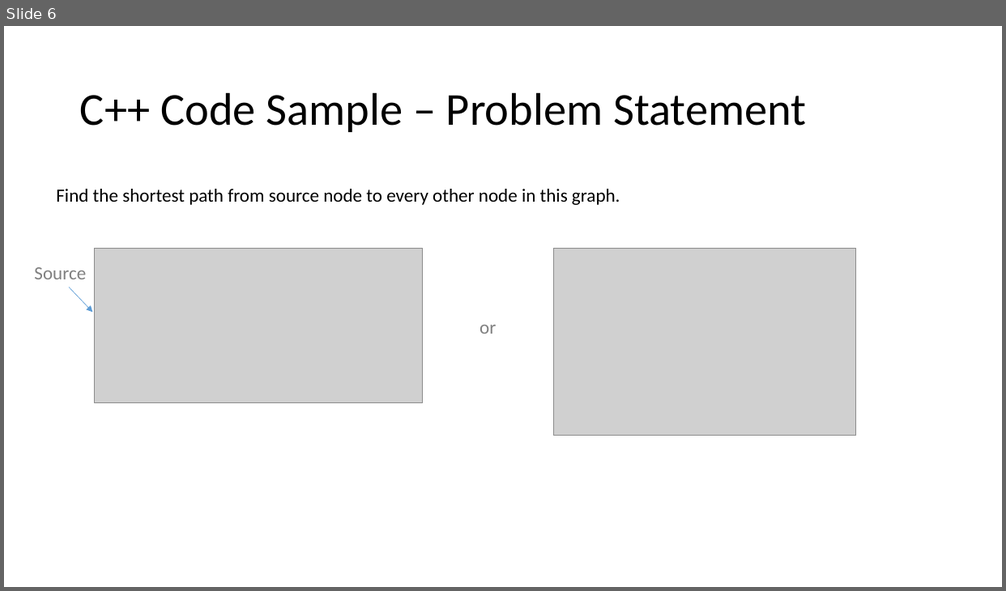
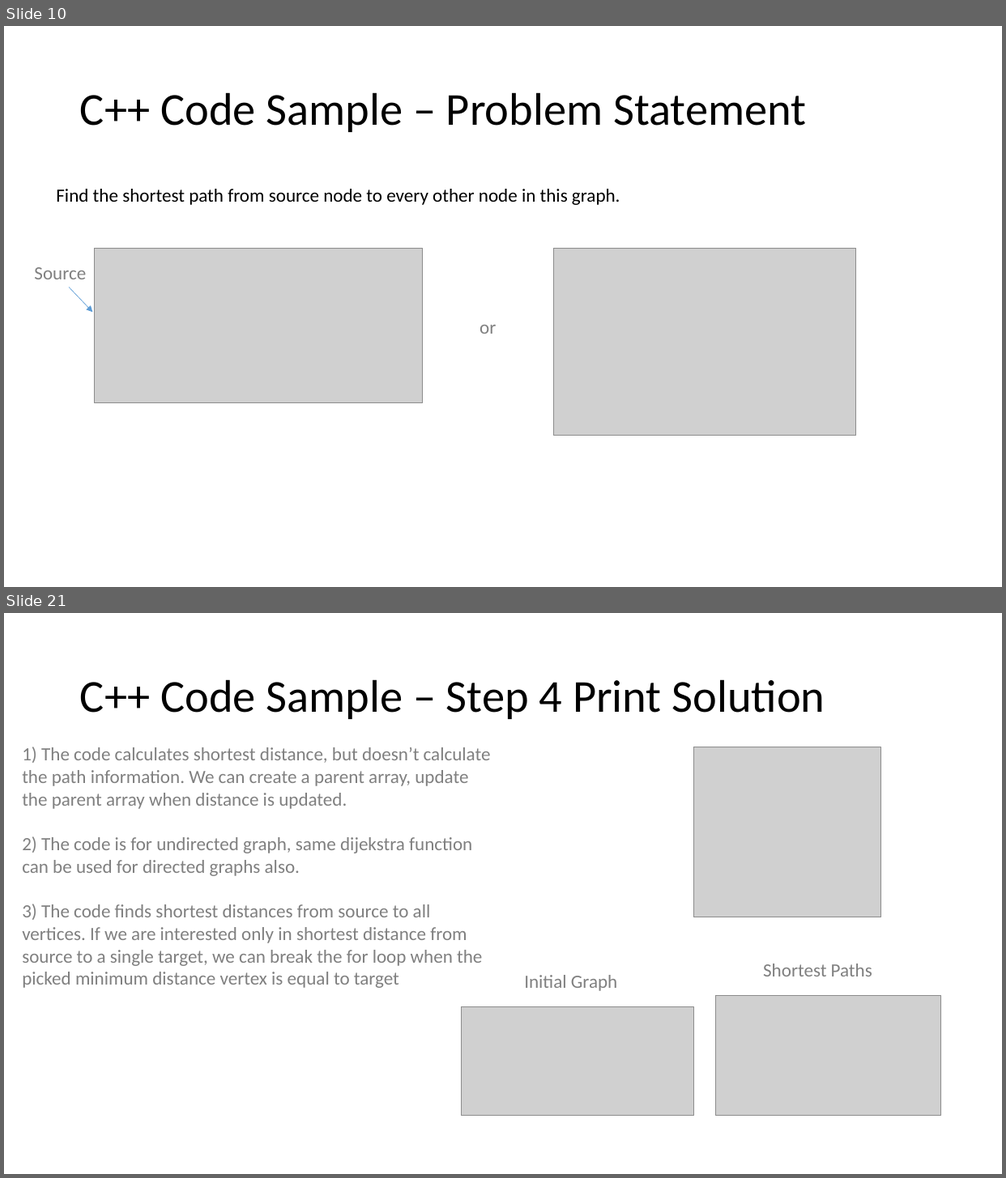
Before and after one commit to belavina/Assignment3_DSA, a slide deck: Assignment3_DSA.pptx. Shown one above the other, each under a label of ours: slide 6 before the commit, slides 10 and 21 after it; the slides between them are not shown. The pictures are 1006x591 and 1006x1178 pixels, drawn with LibreOffice and Linux fonts; fonts in the diff are those of the drawing; grey boxes stand for pictures. Boxes give left, top, right and bottom in pixels: in the first picture for what was removed or moved away, otherwise in the second. Text is boxed around its words. In the diff, an @@ line names an element or a change of style, - is before the commit and + after.

```diff
--- a/Assignment3_DSA.pptx
+++ b/Assignment3_DSA.pptx
@@ slide 21 added at box(4, 613, 1002, 1174), background #FFFFFF @@
@@ title added at box(80, 679, 825, 719), 44 pt, text #000000 @@
+C++ Code Sample – Step 4 Print Solution
@@ text added at box(22, 747, 491, 988), 18 pt, text #808080 @@
+1) The code calculates shortest distance, but doesn’t calculate the path information. We can create a parent array, update the parent array when distance is updated.
+2) The code is for undirected graph, same dijekstra function can be used for directed graphs also.
+3) The code finds shortest distances from source to all vertices. If we are interested only in shortest distance from source to a single target, we can break the for loop when the picked minimum distance vertex is equal to target
@@ picture added at box(693, 747, 881, 918) @@
@@ text added at box(524, 975, 617, 991), 18 pt, text #808080 @@
+Initial Graph
@@ text added at box(763, 964, 872, 977), 18 pt, text #808080 @@
+Shortest Paths
@@ picture added at box(716, 995, 940, 1116) @@
@@ picture added at box(462, 1007, 693, 1116) @@
@@ what was slide 6 is now slide 10 @@
```
Also in this commit, not shown: 9 slides changed, 11 other slides added.
